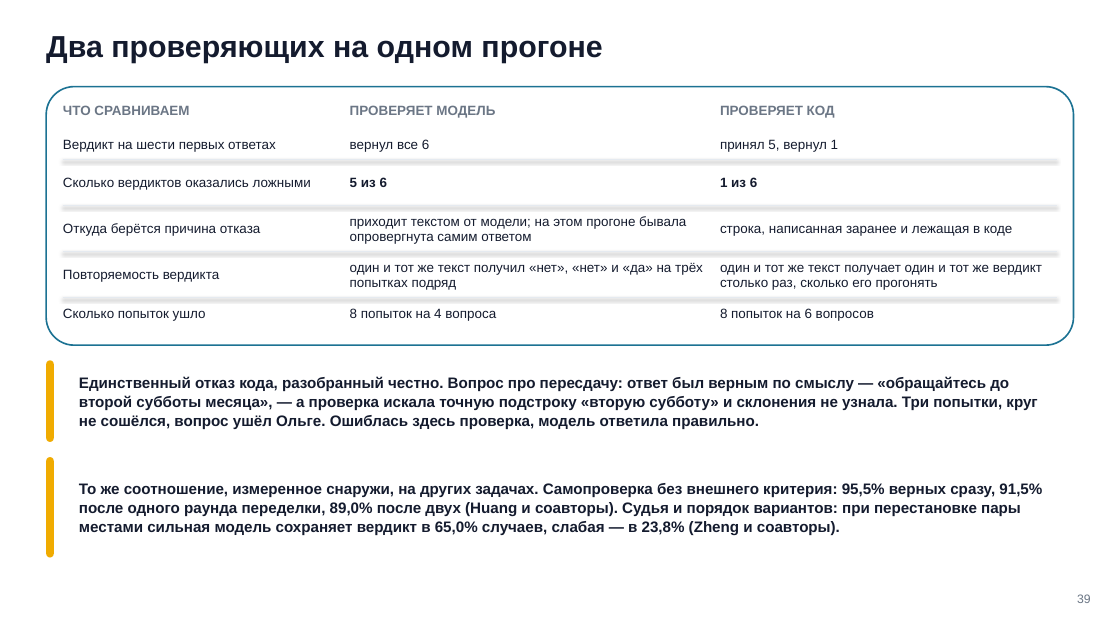
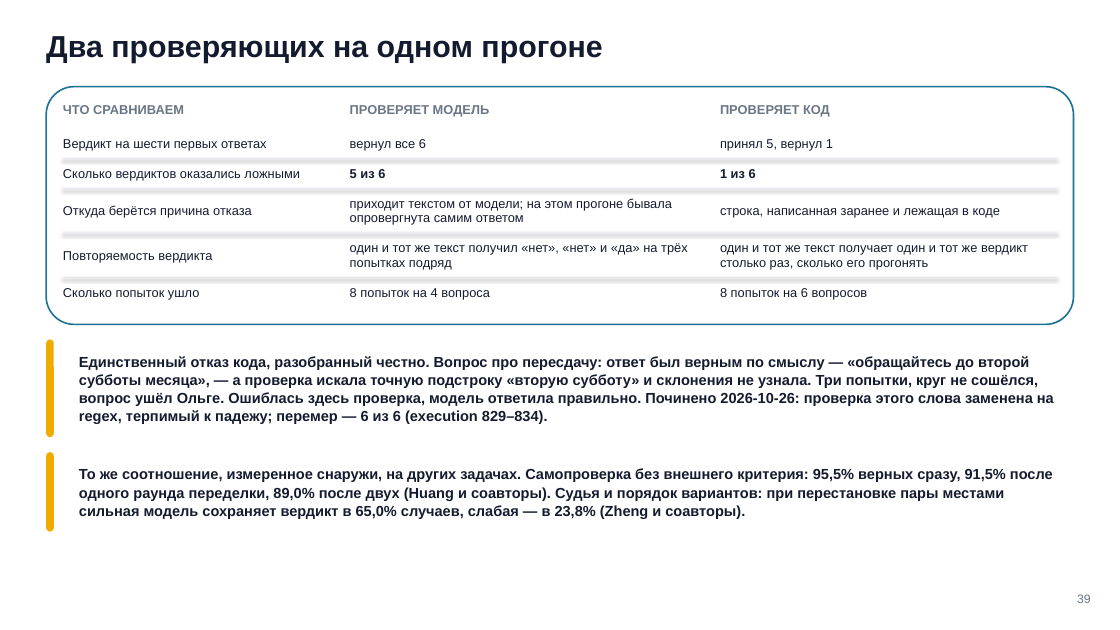
Before and after one commit to tellina-study/AI-usage-lessons, a slide deck: slide 39 of library/seminars/sem-09/rendered/sem-09.pptx. Drawn at 1120x630 pixels with LibreOffice and Linux fonts; fonts in the diff are those of the drawing. Boxes give left, top, right and bottom in pixels: in the first picture for what was removed or moved away, otherwise in the second. Text is boxed around its words. In the diff, an @@ line names an element or a change of style, - is before the commit and + after.

```diff
--- a/library/seminars/sem-09/rendered/sem-09.pptx
+++ b/library/seminars/sem-09/rendered/sem-09.pptx
@@ rounded rectangle: place and size @@
-rounded rectangle at <box>46,87,1074,345</box>
+rounded rectangle at <box>46,87,1074,324</box>
@@ rounded rectangle at <box>46,87,1074,324</box>: proportions changed @@
@@ size 11.5 to 11 pt; line spacing 12.7pt to 12.1pt in 3 elements at <box>350,105,490,117</box>, <box>720,105,830,117</box>, <box>63,105,184,114</box> @@
@@ size 11.5 to 11 pt; line spacing 13.2pt to 12.6pt in 15 elements at <box>63,139,267,151</box>, <box>350,139,426,151</box>, <box>720,139,833,151</box>, <box>350,169,385,178</box>, <box>720,169,756,178</box>, <box>63,169,300,181</box>, <box>350,198,672,225</box>, <box>720,208,1000,218</box>, <box>63,205,252,218</box>, <box>63,288,200,300</box>, <box>350,288,490,300</box>, <box>720,288,868,300</box>, <box>350,243,688,270</box>, <box>720,245,1028,270</box>, <box>63,251,212,263</box> @@
@@ 9 texts, 3 lines: place and size @@
-9 texts, 3 lines at <box>63,206,1057,321</box>
+9 texts, 3 lines at <box>63,188,1057,300</box>
@@ rounded rectangle: place and size @@
-rounded rectangle at <box>46,360,54,442</box>
+rounded rectangle at <box>46,339,54,437</box>
@@ text at <box>79,356,1054,424</box>: text changed; size 13 to 12.5 pt @@
-Единственный отказ кода, разобранный честно. Вопрос про пересдачу: ответ был верным по смыслу — «обращайтесь до второй субботы месяца», — а проверка искала точную подстроку «вторую субботу» и склонения не узнала. Три попытки, круг не сошёлся, вопрос ушёл Ольге. Ошиблась здесь проверка, модель ответила правильно.
+Единственный отказ кода, разобранный честно. Вопрос про пересдачу: ответ был верным по смыслу — «обращайтесь до второй субботы месяца», — а проверка искала точную подстроку «вторую субботу» и склонения не узнала. Три попытки, круг не сошёлся, вопрос ушёл Ольге. Ошиблась здесь проверка, модель ответила правильно. Починено 2026-10-26: проверка этого слова заменена на regex, терпимый к падежу; перемер — 6 из 6 (execution 829–834).
@@ rounded rectangle: place and size @@
-rounded rectangle at <box>46,457,54,558</box>
+rounded rectangle at <box>46,452,54,532</box>
@@ text "То же соотношение, измеренное снаружи, ..." at <box>79,468,1053,519</box>: size 13 to 12.5 pt; line spacing 16.1pt to 15.5pt @@
```
Also in this commit, not shown: 2 other slides changed, 1 other file.
